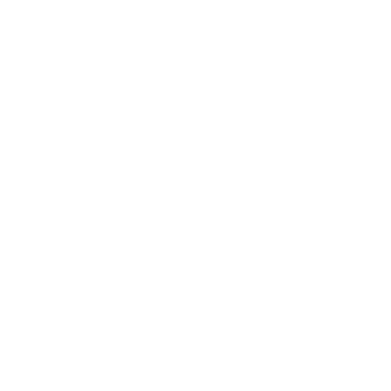
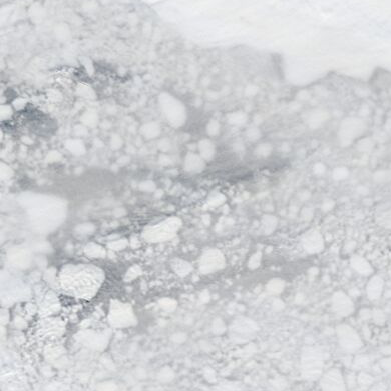
Layers edited between the first and the second 391px x 391px image:
added layer "244_chukchi-east_siberian_sea_100km_20220520.terra.truecolor.250m" above "Background" over (0, 0, 391, 391)
